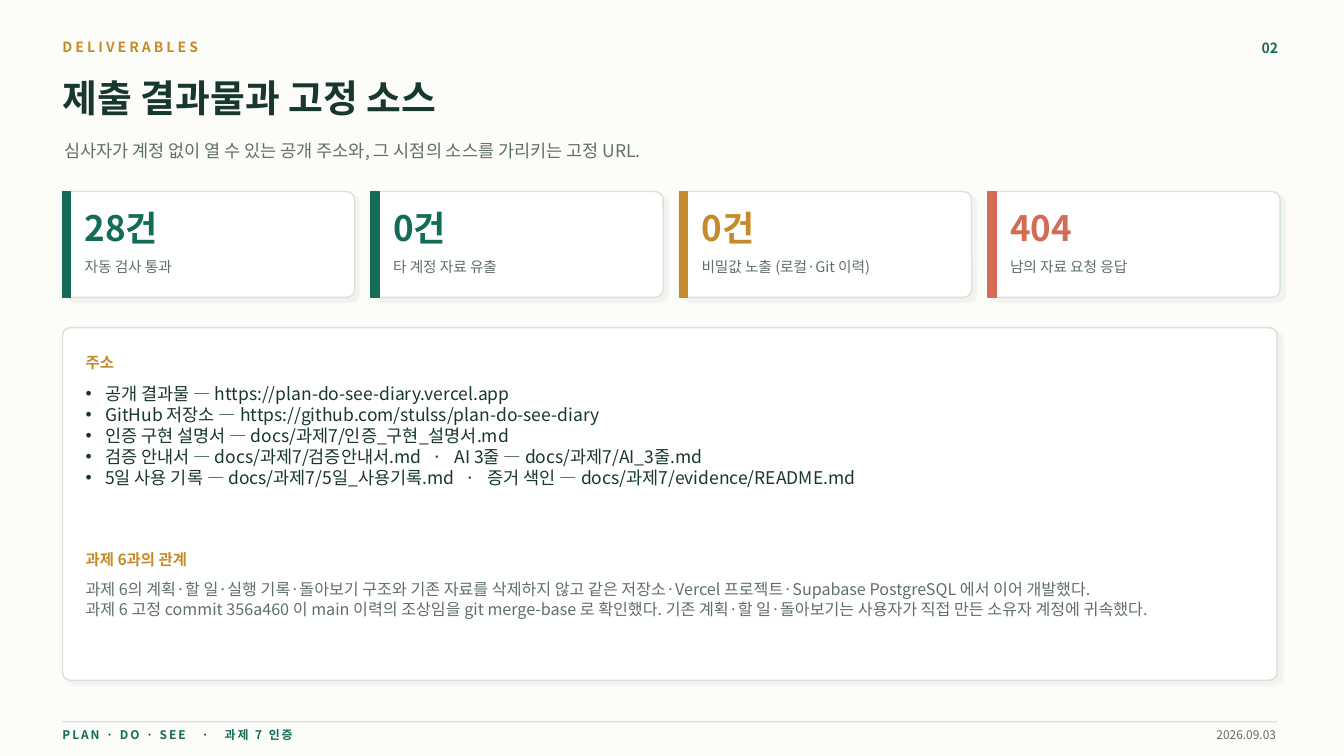
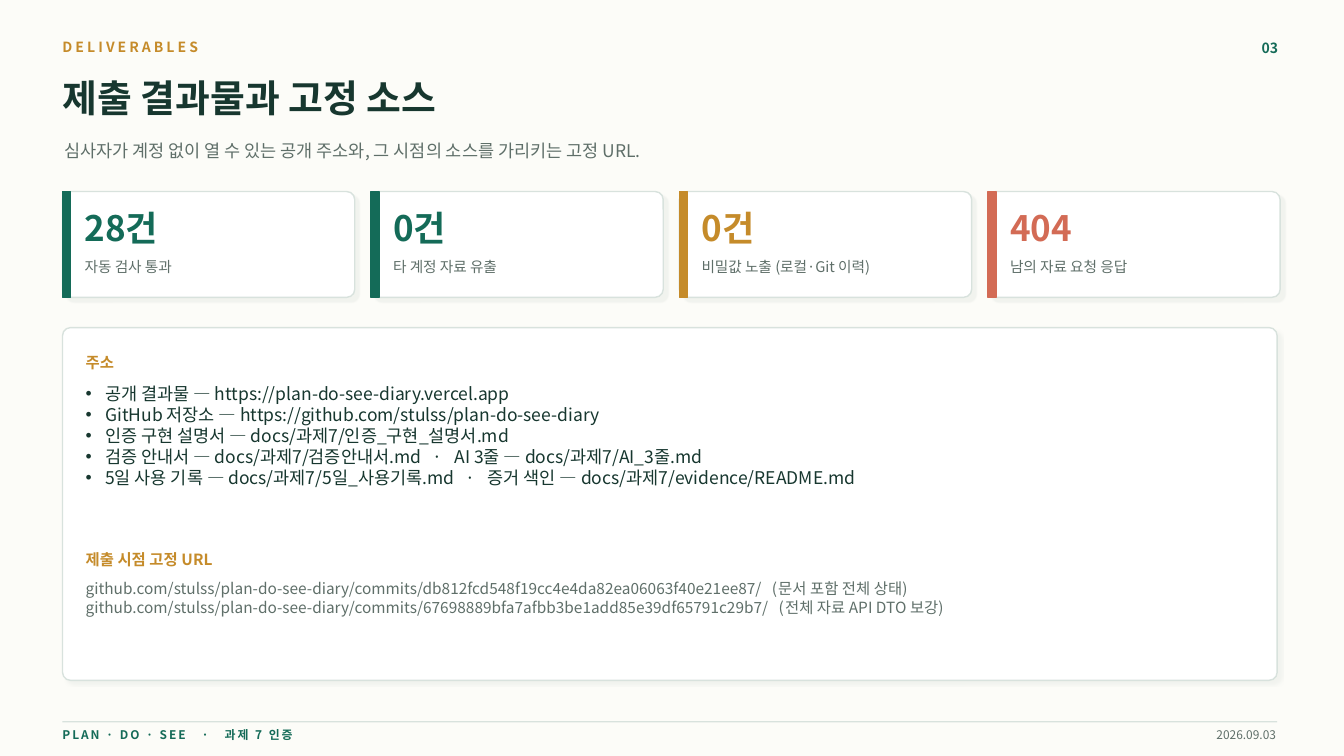
Before and after one commit to stulss/plan-do-see-diary, a slide deck: slide 3 of reports/플랜두씨_다이어리_과제7_제출보고서.pptx (slide 2 before the commit). Drawn at 1344x756 pixels with LibreOffice and Linux fonts; fonts in the diff are those of the drawing. Boxes give left, top, right and bottom in pixels: in the first picture for what was removed or moved away, otherwise in the second. Text is boxed around its words. In the diff, an @@ line names an element or a change of style, - is before the commit and + after.

```diff
--- a/reports/플랜두씨_다이어리_과제7_제출보고서.pptx
+++ b/reports/플랜두씨_다이어리_과제7_제출보고서.pptx
@@ text at <box>1262,42,1278,53</box>: text changed @@
-02
+03
@@ text at <box>86,550,212,570</box>: text changed @@
-과제 6과의 관계
+제출 시점 고정 URL
@@ text at <box>86,581,944,617</box>: text changed; size 11.5 to 11 pt @@
-과제 6의 계획·할 일·실행 기록·돌아보기 구조와 기존 자료를 삭제하지 않고 같은 저장소·Vercel 프로젝트·Supabase PostgreSQL 에서 이어 개발했다.
-과제 6 고정 commit 356a460 이 main 이력의 조상임을 git merge-base 로 확인했다. 기존 계획·할 일·돌아보기는 사용자가 직접 만든 소유자 계정에 귀속했다.
+github.com/stulss/plan-do-see-diary/commits/db812fcd548f19cc4e4da82ea06063f40e21ee87/ (문서 포함 전체 상태)
+github.com/stulss/plan-do-see-diary/commits/67698889bfa7afbb3be1add85e39df65791c29b7/ (전체 자료 API DTO 보강)
```
Also in this commit, not shown: 7 other slides changed, 14 slides added, 3 other files.
